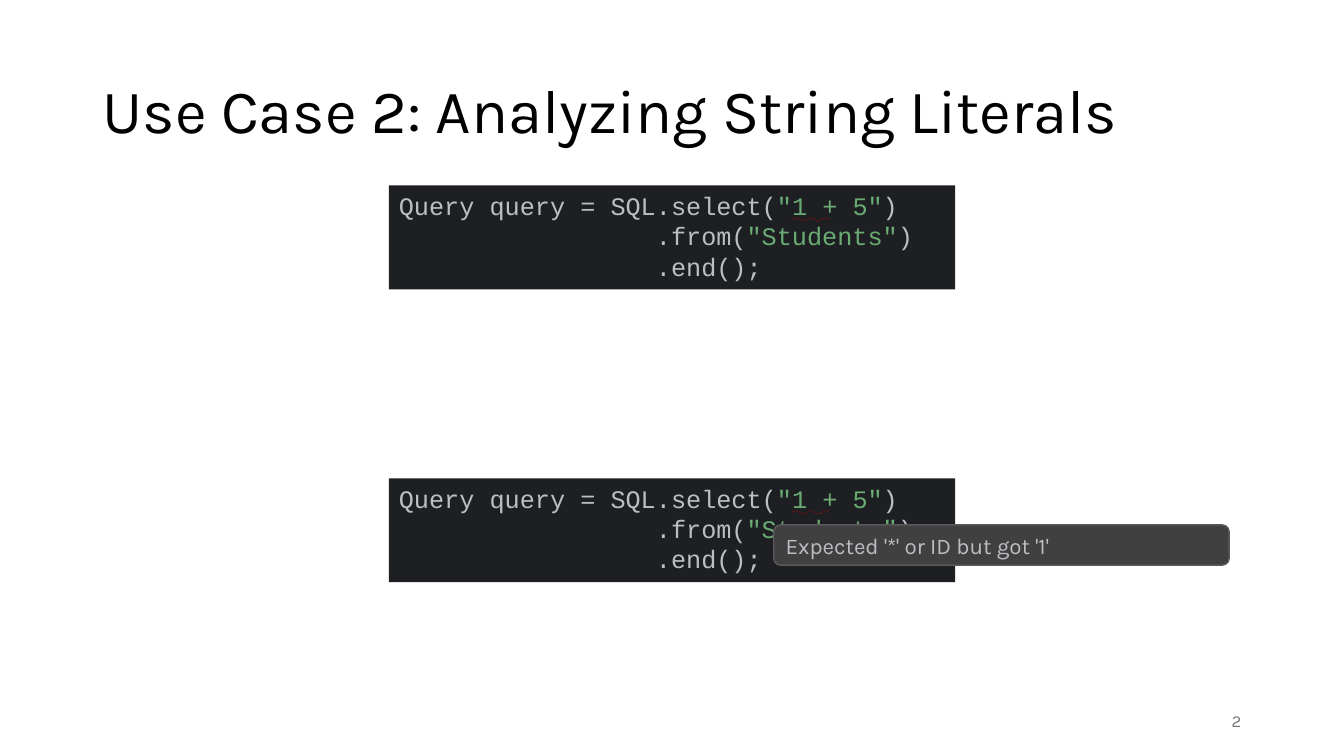
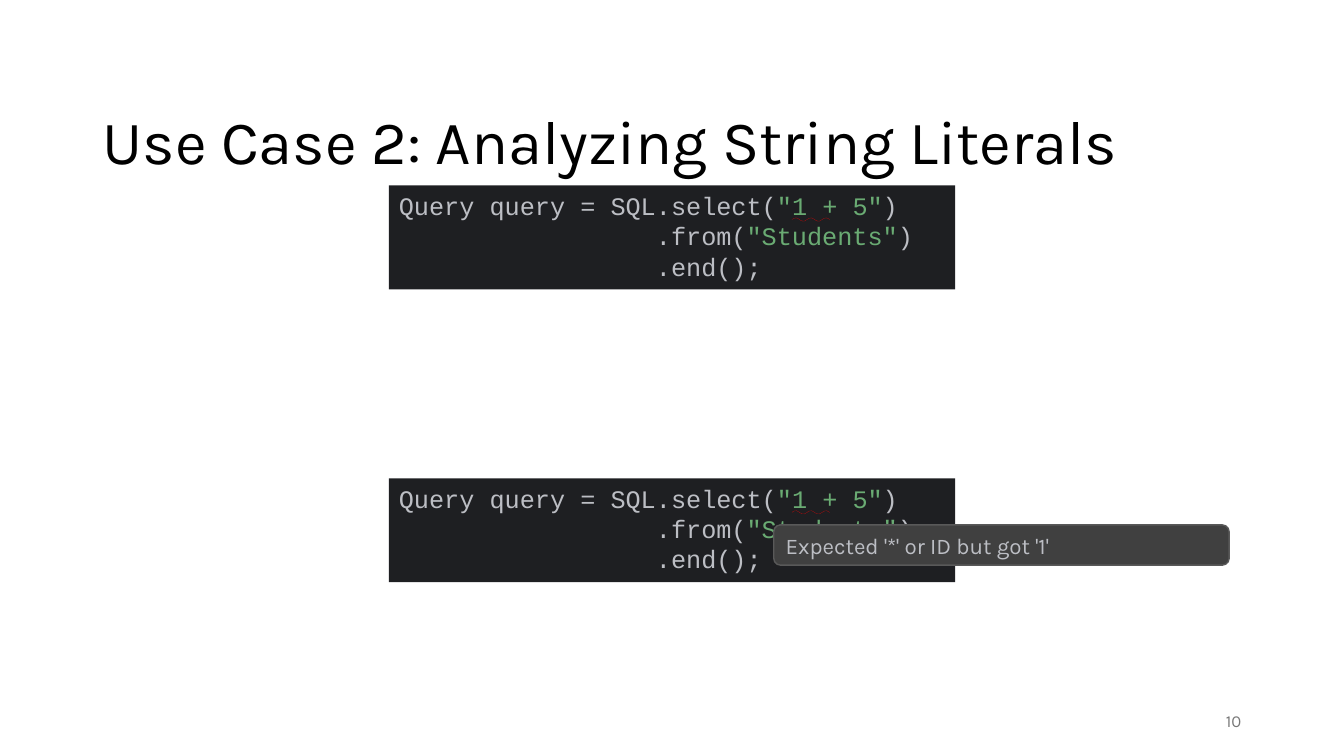
Before and after one commit to prg-titech/safe-fluent-dsls, a slide deck: slide 10 of concept/Research-Interest.pptx (slide 2 before the commit). Drawn at 1344x756 pixels with LibreOffice and Linux fonts; fonts in the diff are those of the drawing; background and template pictures are left out. Boxes give left, top, right and bottom in pixels: in the first picture for what was removed or moved away, otherwise in the second. Text is boxed around its words. In the diff, an @@ line names an element or a change of style, - is before the commit and + after.

```diff
--- a/concept/Research-Interest.pptx
+++ b/concept/Research-Interest.pptx
@@ title "Use Case 2: Analyzing String ..." moved from (x1=102, y1=90, x2=1117, y2=148) to (x1=102, y1=121, x2=1117, y2=179) @@
@@ page number at (x1=1226, y1=716, x2=1241, y2=727): text changed @@
-2
+10
```
Also in this commit, not shown: 4 other slides changed, 8 slides added, 6 other files.
